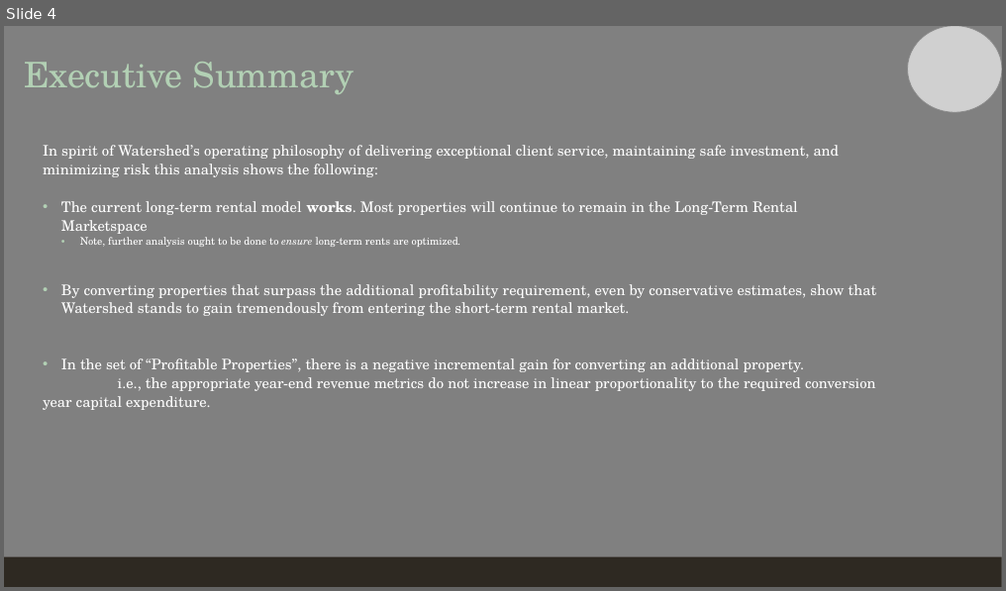
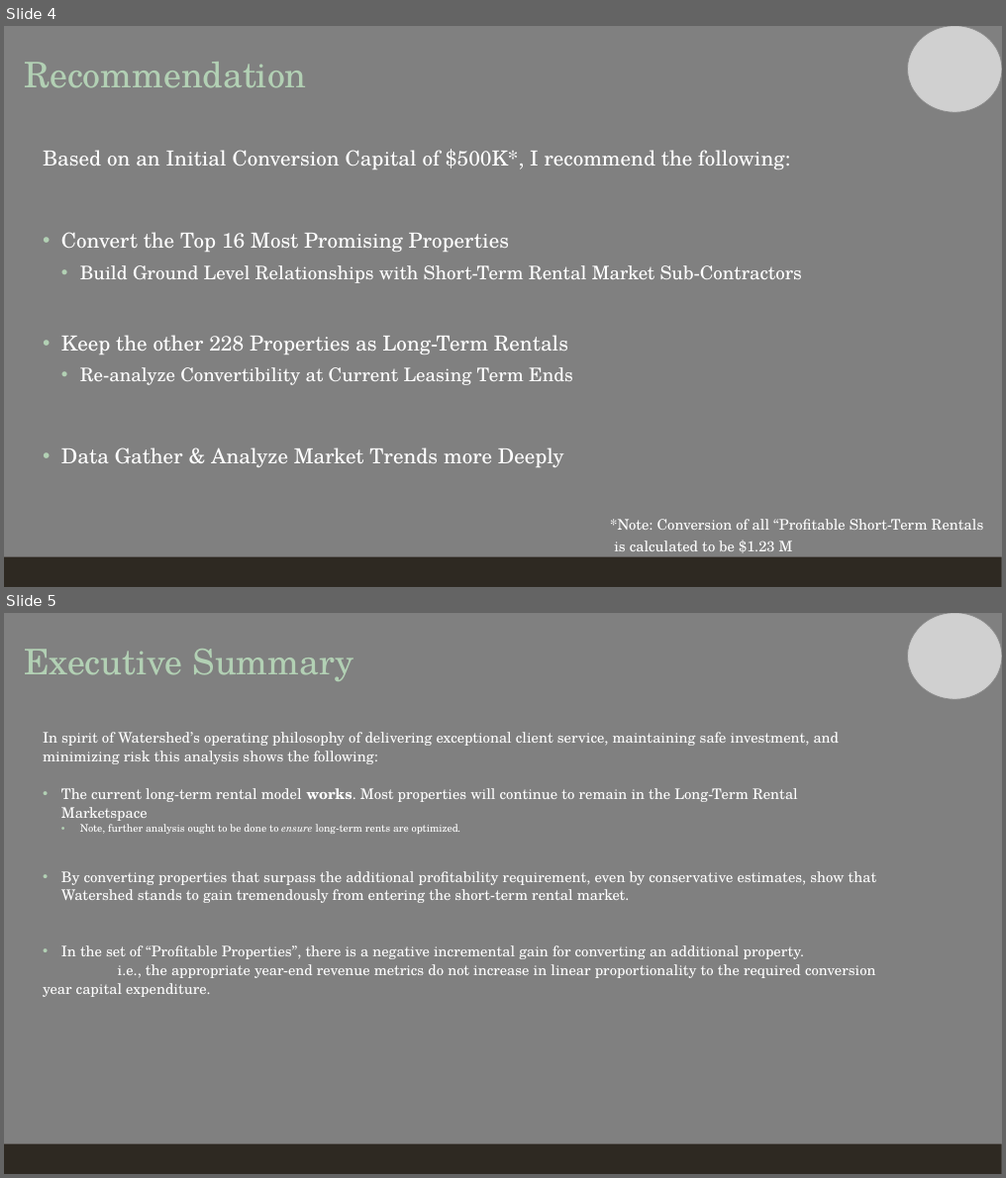
Before and after one commit to ShivaPrab/Capstone, a slide deck: Analysis and Reccomendation Presentation.pptx. Shown one above the other, each under a label of ours: slide 4 before the commit, slides 4 and 5 after it. The pictures are 1006x591 and 1006x1178 pixels, drawn with LibreOffice and Linux fonts; fonts in the diff are those of the drawing; grey boxes stand for pictures. Boxes give left, top, right and bottom in pixels: in the first picture for what was removed or moved away, otherwise in the second. Text is boxed around its words. In the diff, an @@ line names an element or a change of style, - is before the commit and + after.

```diff
--- a/Analysis and Reccomendation Presentation.pptx
+++ b/Analysis and Reccomendation Presentation.pptx
@@ slide 4 added at <box>4,26,1002,587</box>, background #808080; not listed: 1 template element that a slide beside it also shows @@
@@ picture added at <box>908,26,1002,113</box> @@
@@ title added at <box>24,62,307,88</box>, 34 pt, text #B2D0B4 @@
+Recommendation
@@ text added at <box>43,149,802,468</box>, 20 pt, text #FFFFFF @@
+Based on an Initial Conversion Capital of $500K*, I recommend the following:
+• Convert the Top 16 Most Promising Properties
+  • Build Ground Level Relationships with Short-Term Rental Market Sub-Contractors
+• Keep the other 228 Properties as Long-Term Rentals
+  • Re-analyze Convertibility at Current Leasing Term Ends
+• Data Gather & Analyze Market Trends more Deeply
@@ text added at <box>610,519,984,554</box>, 14 pt, text #FFFFFF @@
+*Note: Conversion of all “Profitable Short-Term Rentals
+is calculated to be $1.23 M
@@ what was slide 4 is now slide 5 @@
```
Also in this commit, not shown: 6 slides changed, 2 other slides added, 2 slides removed.
